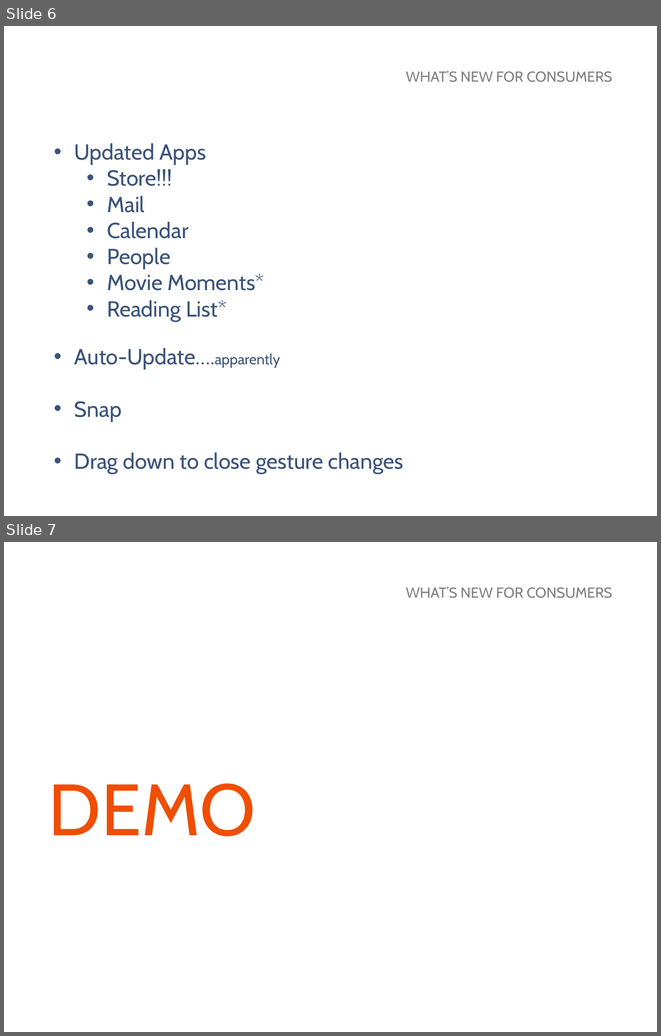
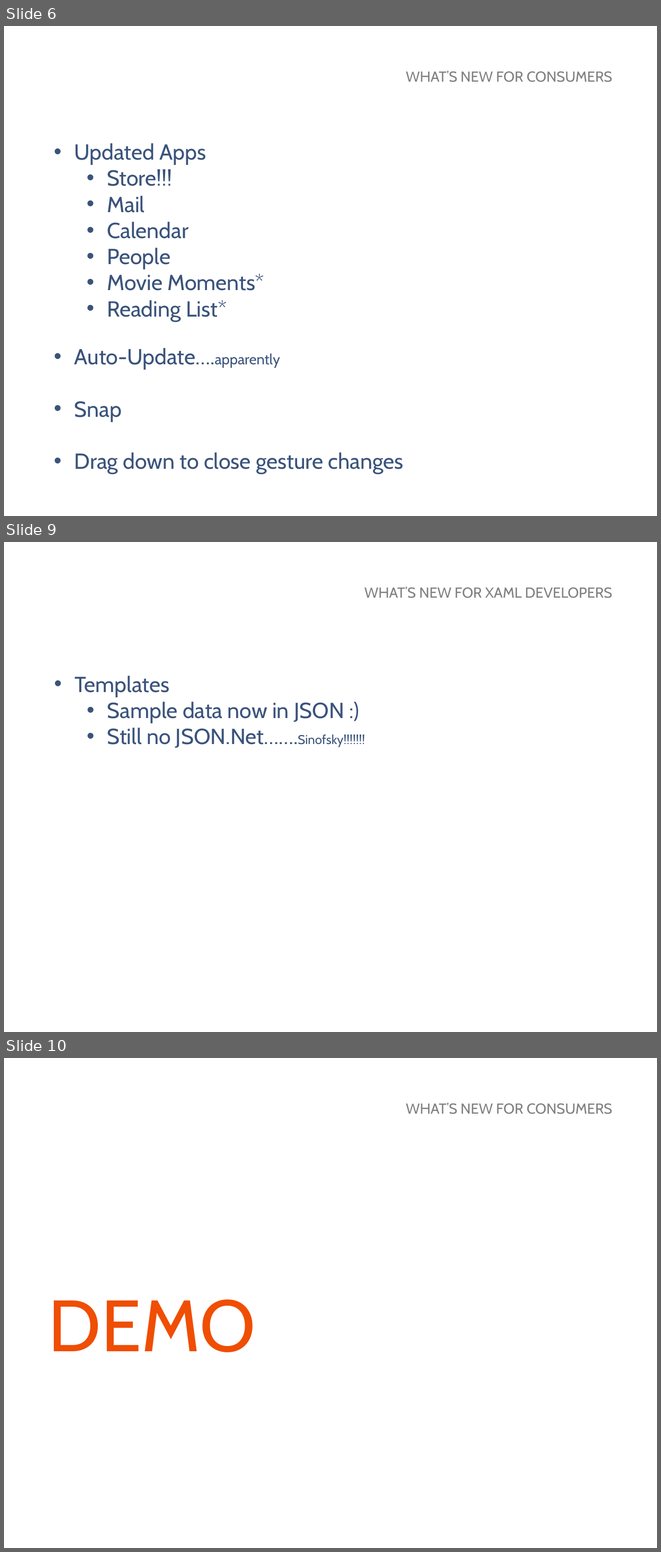
Before and after one commit to MarkerMetro/MarkerMetro.Talks, a slide deck: WhatsNewInWindows81/WhatsNewInWindows81.pptx. Shown one above the other, each under a label of ours: slides 6 and 7 before the commit, slides 6, 9 and 10 after it; the slides between them are not shown. The pictures are 661x1036 and 661x1552 pixels, drawn with LibreOffice and Linux fonts; fonts in the diff are those of the drawing; background and template pictures are left out. Boxes give left, top, right and bottom in pixels: in the first picture for what was removed or moved away, otherwise in the second. Text is boxed around its words. In the diff, an @@ line names an element or a change of style, - is before the commit and + after.

```diff
--- a/WhatsNewInWindows81/WhatsNewInWindows81.pptx
+++ b/WhatsNewInWindows81/WhatsNewInWindows81.pptx
@@ slide 9 added at [4, 542, 657, 1032], background picture (left out) @@
@@ text added at [364, 587, 612, 598], 16 pt, text #808080 @@
+WHAT’S NEW FOR XAML DEVELOPERS
@@ text added at [74, 676, 365, 748], 24 pt, text #3A537B @@
+• Templates
+  • Sample data now in JSON :)
+  • Still no JSON.Net…….Sinofsky!!!!!!!
@@ what was slide 7 is now slide 10 @@
```
Also in this commit, not shown: 1 slide changed, 4 other slides added, 2 slides removed.
